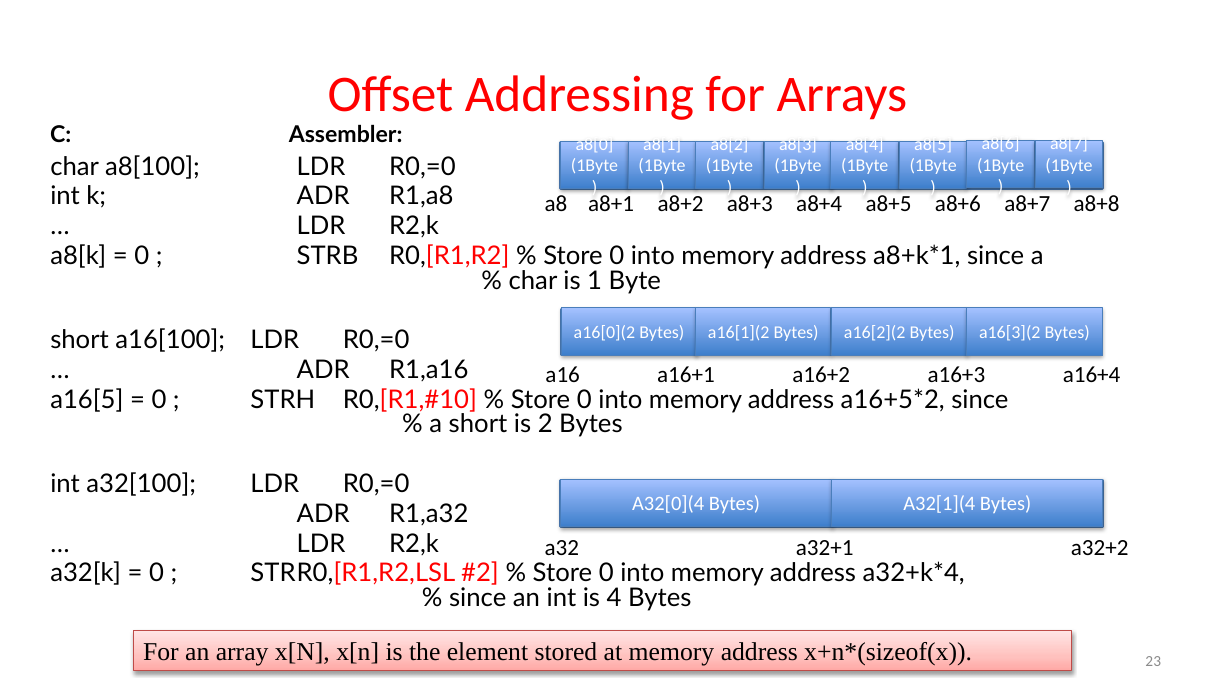
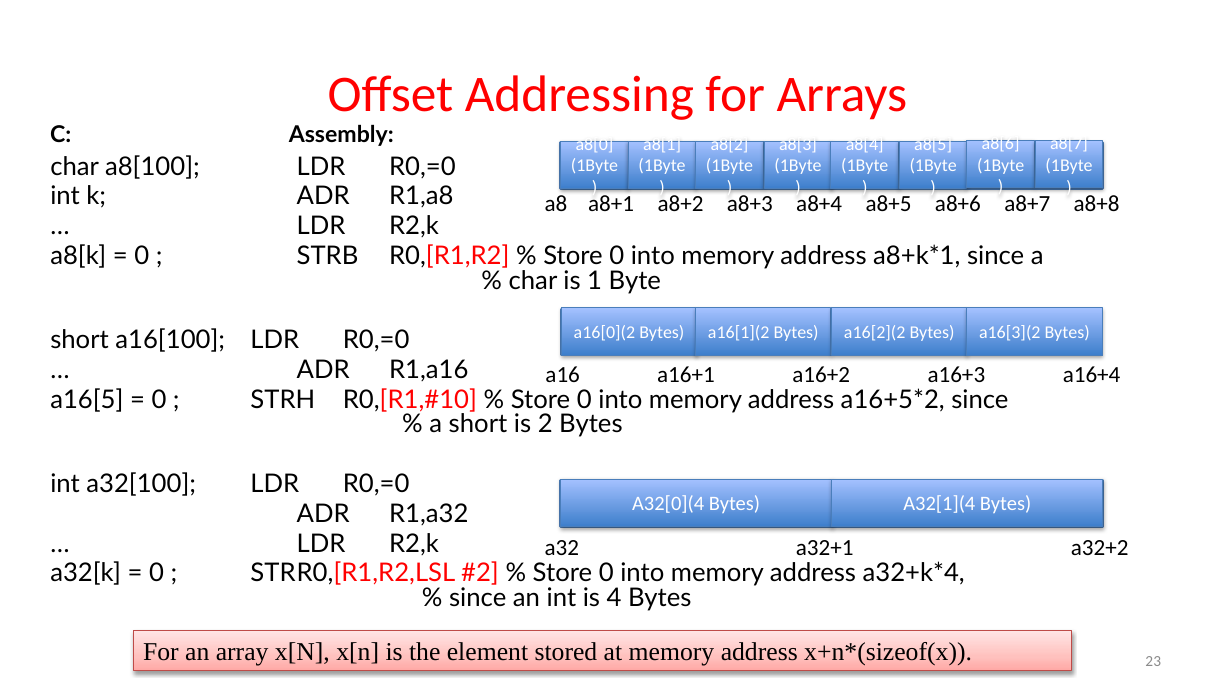
Before and after one commit to guhofstra/CSC111Fa25, a slide deck: slide 23 of PPTs/L3 DataManipulation.pptx. Drawn at 1232x693 pixels with LibreOffice and Linux fonts; fonts in the diff are those of the drawing. Boxes give left, top, right and bottom in pixels: in the first picture for what was removed or moved away, otherwise in the second. Text is boxed around its words. In the diff, an @@ line names an element or a change of style, - is before the commit and + after.

```diff
--- a/PPTs/L3 DataManipulation.pptx
+++ b/PPTs/L3 DataManipulation.pptx
@@ text at bbox=[50, 124, 394, 146]: text changed @@
-C: Assembler:
+C: Assembly:
```
Also in this commit, not shown: 11 other slides changed, 1 slide removed, 1 other file.
